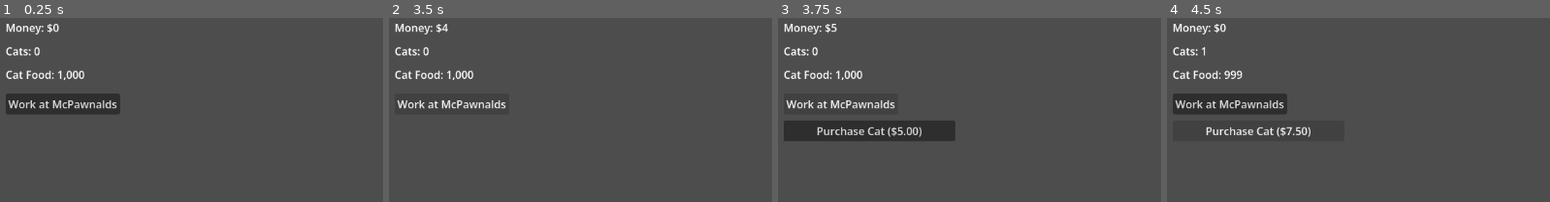
Above: before the commit, frames 1-4 (left to right).
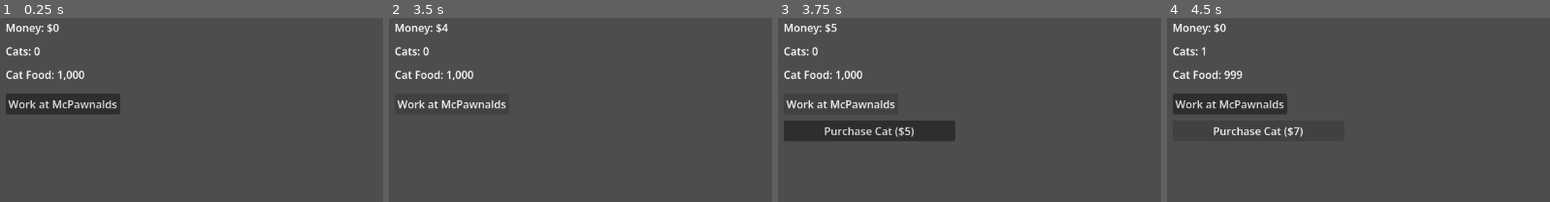
Above: after the commit, the same moments.

Repository: jaggasaurus-rex/cat-idler
Game: Godot game, scene res://scenes/Main.tscn
Two runs of this game, one before a commit and one after it. Both use one fixed random seed, a clock stepped at 60 frames per second and the inputs below.
Inputs:
- Up to frame 1 (0.25 s): no input
- Up to frame 2 (3.5 s): click "Work at McPawnalds" at 0.5 s; click "Work at McPawnalds" at 1.25 s; click "Work at McPawnalds" at 2 s; tap Enter at 2.75 s
- Up to frame 3 (3.75 s): tap Space at 3.5 s
- Up to frame 4 (4.5 s): click "Purchase Cat ($5.00)" (after the commit: "Purchase Cat ($5)") at 4.25 s
The pictures show only the part of the screen within x 0-50%, y 0-50%; the shares and areas given below are measured in that part.

Frames 1-2 are identical in both runs. In frame 3, 0.8% of the frame differs, in the area x 10-38%, y 58-65%; in frame 4, 0.8%.

Commit message:
Use format_number() for cat and bot purchase button cost labels
Replaces %.2f formatting on PurchaseCatButton and ManagerBotButton
with Util.format_number() so large costs display with comma separators.

Co-Authored-By: Claude Sonnet 4.6 <noreply@anthropic.com>

Diff:
--- a/scenes/Main.gd
+++ b/scenes/Main.gd
@@ -29,7 +29,7 @@
 func _process(_delta: float) -> void:
 	money_label.text = "Money: $" + Util.format_number(GameState.money)
 	cats_label.text = "Cats: " + Util.format_number(GameState.cats)
-	purchase_cat_button.text = "Purchase Cat ($%.2f)" % GameState.next_cat_cost
+	purchase_cat_button.text = "Purchase Cat ($" + Util.format_number(GameState.next_cat_cost) + ")"
 	onlypaws_income_label.text = "Onlypaws: $%.2f/sec" % GameState.paws_income_rate
 
 	if GameState.shop_unlocked and not purchase_cat_button.visible:
@@ -77,7 +77,7 @@
 		onlypaws_button.text = "Onlypaws: OFF"
 		onlypaws_button.modulate = Color(1.0, 1.0, 1.0)
 
-	manager_bot_button.text = "Onlypaws Manager-Bot ($%.2f)" % GameState.next_bot_cost
+	manager_bot_button.text = "Onlypaws Manager-Bot ($" + Util.format_number(GameState.next_bot_cost) + ")"
 	manager_bot_button.disabled = GameState.money < GameState.next_bot_cost
 	bots_rate_label.text = "Bots: " + Util.format_number(GameState.manager_bots)
 
Not shown, changed: CONTEXT.md
